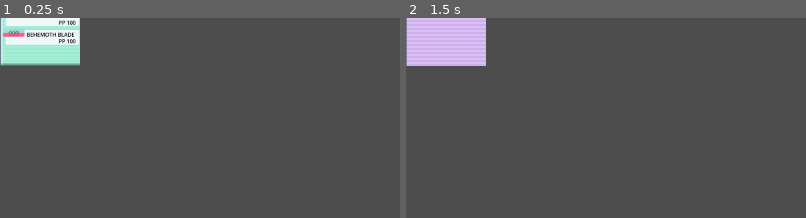
Above: before the commit, frames 1-2 (left to right).
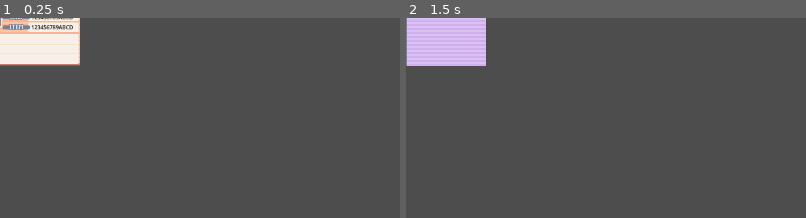
Above: after the commit, the same moments.

Repository: marinho112/pokemon
Game: Godot game, scene res://Nodes/Menus/menu_pokemon.tscn
The game is run twice, just before and just after one commit, with the same random seed, the same clock (stepped at 60 frames per second) and the same inputs. This scene is started directly instead of the project's main scene.
Inputs:
- Up to frame 1 (0.25 s): no input
- Up to frame 2 (1.5 s): tap Enter (start) at 0.5, 1.25 s; hold Right (Direita) 0.53-1.28 s; hold S (B) 0.53-1.28 s; tap A (A) at 0.6 s; hold Down (Baixo) from 1.28 s (still down); tap S (B) at 1.35 s
The pictures show only the part of the screen within x 0-50%, y 0-50%; the shares and areas given below are measured in that part.

The runs differ from the first frame. In frame 1, 3.8% of the frame differs, in the area x 0-20%, y 0-24%; in frame 2, nothing differs.

Commit message:
Menu Movimentos 1.1

Diff:
--- a/Nodes/Menus/menu_pokemon.tscn
+++ b/Nodes/Menus/menu_pokemon.tscn
@@ -287,40 +287,40 @@
 
 [node name="Effect1" type="TextEdit" parent="telaMovimentos"]
 offset_left = -110.0
-offset_top = 7.0
-offset_right = 70.0
-offset_bottom = 37.0
-scale = Vector2(0.55, 0.55)
-theme_override_colors/font_color = Color(0, 0, 0, 1)
-theme_override_styles/normal = SubResource("StyleBoxEmpty_c280g")
-text = "0123456789ABCDEFGH"
+offset_top = 9.0
+offset_right = 140.0
+offset_bottom = 39.0
+scale = Vector2(0.4, 0.4)
+theme_override_colors/font_color = Color(0, 0, 0, 1)
+theme_override_styles/normal = SubResource("StyleBoxEmpty_c280g")
+text = "0123456789ABCDEFGHIJKLMNO"
 
 [node name="Effect2" type="TextEdit" parent="telaMovimentos"]
 offset_left = -110.0
-offset_top = 21.0
-offset_right = 70.0
-offset_bottom = 51.0
-scale = Vector2(0.55, 0.55)
+offset_top = 23.0
+offset_right = 140.0
+offset_bottom = 53.0
+scale = Vector2(0.4, 0.4)
 theme_override_colors/font_color = Color(0, 0, 0, 1)
 theme_override_styles/normal = SubResource("StyleBoxEmpty_c280g")
 text = "0123456789ABCDEFGH"
 
 [node name="Effect3" type="TextEdit" parent="telaMovimentos"]
 offset_left = -110.0
-offset_top = 35.0
-offset_right = 70.0
-offset_bottom = 65.0
-scale = Vector2(0.55, 0.55)
+offset_top = 37.0
+offset_right = 140.0
+offset_bottom = 67.0
+scale = Vector2(0.4, 0.4)
 theme_override_colors/font_color = Color(0, 0, 0, 1)
 theme_override_styles/normal = SubResource("StyleBoxEmpty_c280g")
 text = "0123456789ABCDEFGH"
 
 [node name="Effect4" type="TextEdit" parent="telaMovimentos"]
 offset_left = -110.0
-offset_top = 49.0
-offset_right = 70.0
-offset_bottom = 79.0
-scale = Vector2(0.55, 0.55)
+offset_top = 51.0
+offset_right = 140.0
+offset_bottom = 81.0
+scale = Vector2(0.4, 0.4)
 theme_override_colors/font_color = Color(0, 0, 0, 1)
 theme_override_styles/normal = SubResource("StyleBoxEmpty_c280g")
 text = "0123456789ABCDEFGH"
--- a/Scripts/Global/Options.gd
+++ b/Scripts/Global/Options.gd
@@ -45,11 +45,9 @@
 		var camera=personagem.get_node("Camera2D")
 		camera.add_child(menu)
 		menu.z_index=10
-		#menu.definePokemon(0)
 		menu.ajustaTamanho(100)
 		if(personagem.personagemInfo.pkms.size()>0):
 			menu.definePokemon(personagem.personagemInfo.pkms[0])
-
 		personagem.pilhaAcoes.insert(0,menu)
 
 
--- a/Scripts/Menus/menu_pokemon.gd
+++ b/Scripts/Menus/menu_pokemon.gd
@@ -6,10 +6,11 @@
 var qtdAtaks=0
 
 
+
 func setTextEffect(texto):
 	var substrings = []
 	var index = 0
-	var length=20
+	var length=28
 	var subString=""
 	for letra in texto.replace("\n"," "):
 		if(letra!=" "or(index>0)):
@@ -60,7 +61,12 @@
 			$telaMovimentos.visible=true
 			$pokemonScreem/Conteudo.visible=false
 
+
+func _ready() -> void:
+	defPosicao()
+
 func _input(event: InputEvent) -> void:
+	var posicaoOld=posicao
 	if(Input.is_action_just_pressed("Direita")):
 		posicao+=1
 	elif(Input.is_action_just_pressed("Esquerda")):
@@ -70,8 +76,8 @@
 		posicao=0
 	if(posicao<0):
 		posicao=3
-
-	defPosicao()
+	if(posicaoOld!=posicao):
+		defPosicao()
 
 
 func executa(delta: float):
